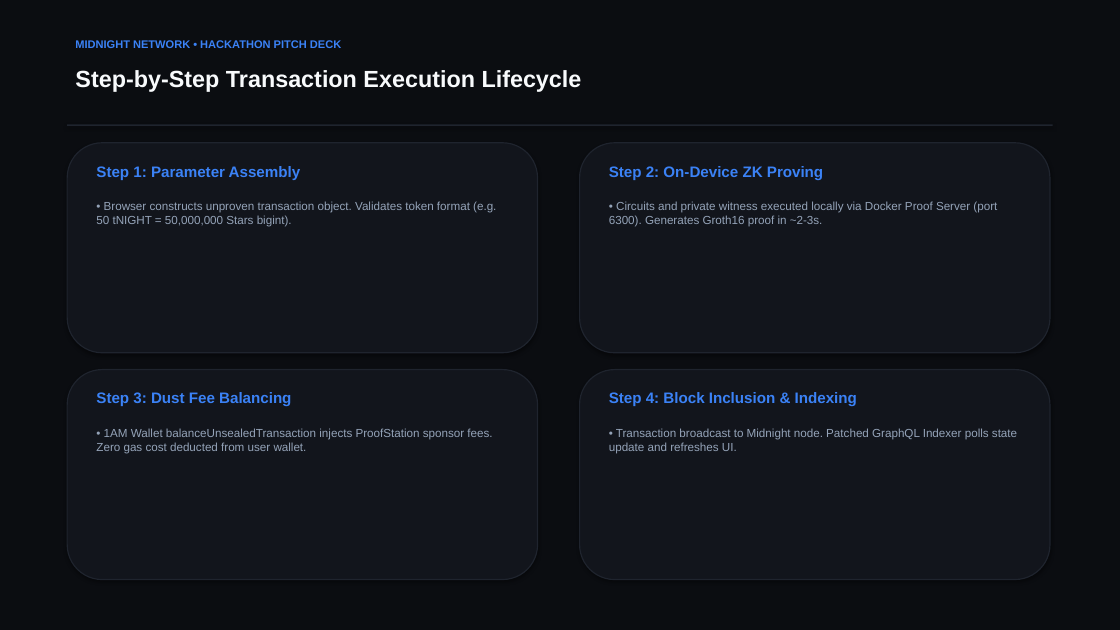
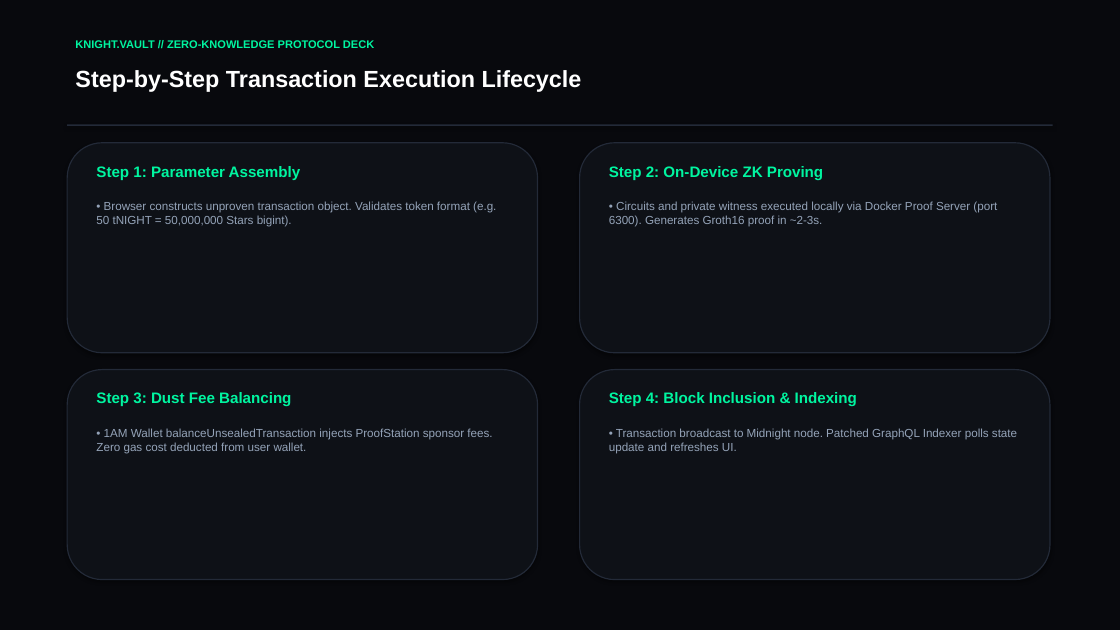
Before and after one commit to KSHITIJadakane/KNIGHT.VAULT, a slide deck: slide 7 of Midnight_Privacy_Payment_Vault_Presentation.pptx. Drawn at 1120x630 pixels with LibreOffice and Linux fonts; fonts in the diff are those of the drawing. Boxes give left, top, right and bottom in pixels: in the first picture for what was removed or moved away, otherwise in the second. Text is boxed around its words. In the diff, an @@ line names an element or a change of style, - is before the commit and + after.

```diff
--- a/Midnight_Privacy_Payment_Vault_Presentation.pptx
+++ b/Midnight_Privacy_Payment_Vault_Presentation.pptx
@@ rectangle at [0, 0, 1120, 630]: fill #0B0D11 to #08090D @@
@@ text at [75, 40, 374, 48]: text changed; text colour #3B82F6 to #00F5A0 @@
-MIDNIGHT NETWORK • HACKATHON PITCH DECK
+KNIGHT.VAULT // ZERO-KNOWLEDGE PROTOCOL DECK
@@ fill #12151C to #0E1117; outline #1F242E 1 pt to #232A38 1 pt in 4 elements at [67, 143, 538, 353], [580, 143, 1050, 353], [67, 370, 538, 580], [580, 370, 1050, 580] @@
@@ text colour #3B82F6 to #00F5A0 in 4 elements at [96, 166, 300, 180], [609, 166, 823, 180], [96, 392, 291, 406], [609, 392, 857, 406] @@
```
Also in this commit, not shown: 10 other slides changed, 2 other files.
